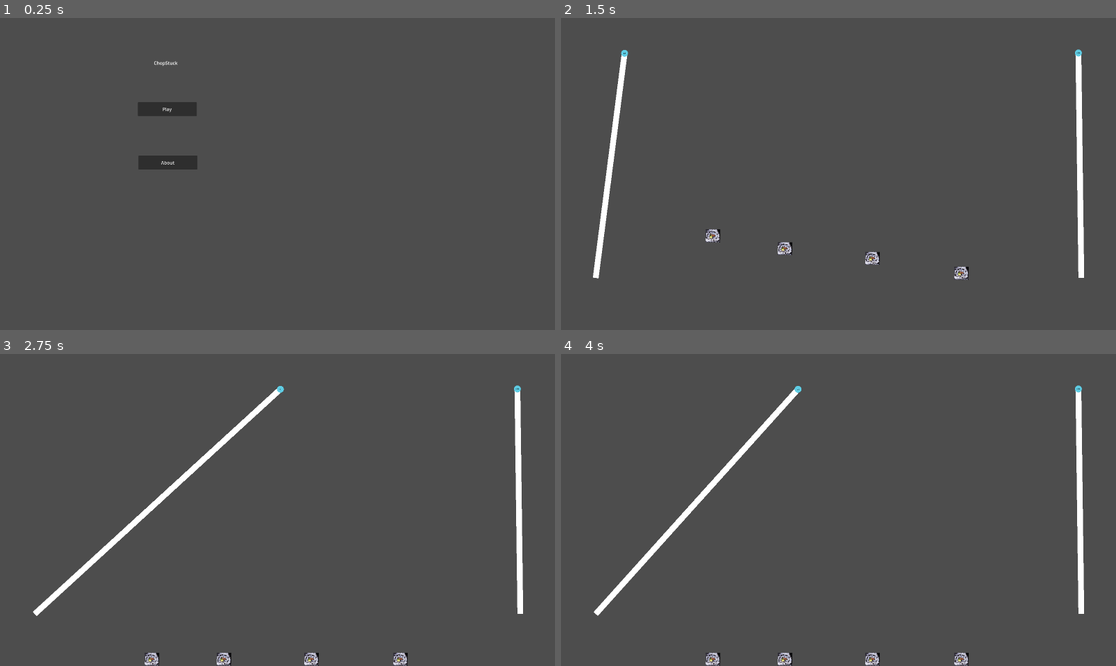
Above: before the commit, frames 1-4 (two rows, left to right).
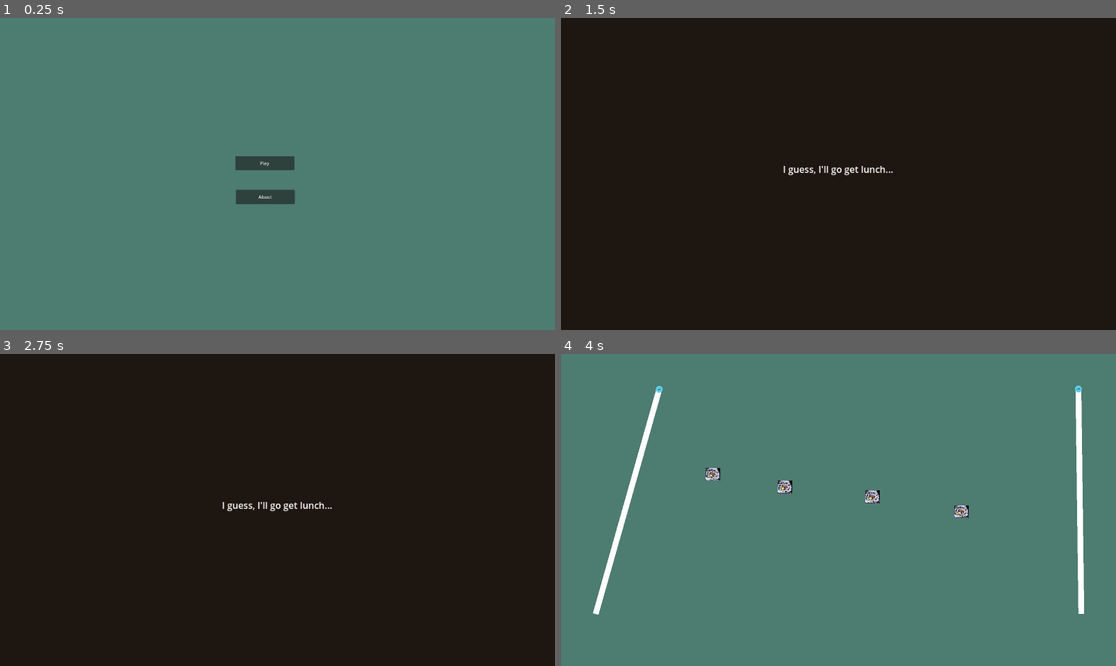
Above: after the commit, the same moments.

Repository: jrattur/GGJ-2024-RoughLaugh
Game: Godot game, scene res://GameScenes/MainMenu/MainMenu.tscn
Two runs of this game, one before a commit and one after it. Both use one fixed random seed, a clock stepped at 60 frames per second and the inputs below.
Inputs:
- Up to frame 1 (0.25 s): no input
- Up to frame 2 (1.5 s): click "Play" at 0.5 s; tap Enter (ui_accept) at 1.25 s; hold D (l_move_right) from 1.28 s (still down)
- Up to frame 3 (2.75 s): keep holding D (l_move_right); tap Enter (ui_accept) at 1.52, 2.27 s
- Up to frame 4 (4 s): release D (l_move_right) at 2.78 s; hold A (l_move_left) 2.78-3.53 s; hold D (l_move_right) from 3.53 s (still down); tap Enter (ui_accept) at 3.77 s

The runs differ from the first frame. In frame 1, 100% of the frame differs, in the area x 0-100%, y 0-100%; in frame 2, 100%; in frame 3, 100%; in frame 4, 99%.

Commit message:
progress dump

Diff:
--- a/GGJ-2024-RoughLaugh/GameScenes/MainMenu/MainMenu.gd
+++ b/GGJ-2024-RoughLaugh/GameScenes/MainMenu/MainMenu.gd
@@ -1,15 +1,11 @@
 extends Node2D
 
 
-# Called when the node enters the scene tree for the first time.
 func _ready():
-	pass # Replace with function body.
+	pass
 
-
-# Called every frame. 'delta' is the elapsed time since the previous frame.
 func _process(delta):
 	pass
 
-
 func _on_play_button_pressed():
-	get_tree().change_scene_to_file("res://GameScenes/Level1/Level1.tscn")
+	get_tree().change_scene_to_file("res://GameScenes/StoryFrames/StoryFrame1.tscn")
--- a/GGJ-2024-RoughLaugh/GameScenes/MainMenu/MainMenu.tscn
+++ b/GGJ-2024-RoughLaugh/GameScenes/MainMenu/MainMenu.tscn
@@ -1,29 +1,28 @@
-[gd_scene load_steps=2 format=3 uid="uid://c2x6cdp8hd0se"]
+[gd_scene load_steps=3 format=3 uid="uid://c2x6cdp8hd0se"]
 
 [ext_resource type="Script" path="res://GameScenes/MainMenu/MainMenu.gd" id="1_gukeq"]
+[ext_resource type="Texture2D" uid="uid://emfu7345l1lp" path="res://sprites/final-assets-kinda/title.png" id="2_fxc5t"]
 
 [node name="MainMenu" type="Node2D"]
 script = ExtResource("1_gukeq")
 
-[node name="Title" type="Label" parent="."]
-offset_left = 532.0
-offset_top = 144.0
-offset_right = 615.0
-offset_bottom = 167.0
-text = "ChopStuck"
+[node name="Sprite2D" type="Sprite2D" parent="."]
+position = Vector2(960, 300)
+scale = Vector2(4, 4)
+texture = ExtResource("2_fxc5t")
 
 [node name="PlayButton" type="Button" parent="."]
-offset_left = 477.0
-offset_top = 291.0
-offset_right = 681.0
-offset_bottom = 340.0
+offset_left = 814.0
+offset_top = 478.0
+offset_right = 1018.0
+offset_bottom = 527.0
 text = "Play"
 
 [node name="AboutButton" type="Button" parent="."]
-offset_left = 479.0
-offset_top = 476.0
-offset_right = 683.0
-offset_bottom = 525.0
+offset_left = 816.0
+offset_top = 595.0
+offset_right = 1020.0
+offset_bottom = 644.0
 text = "About"
 
 [connection signal="pressed" from="PlayButton" to="." method="_on_play_button_pressed"]
--- /dev/null
+++ b/GGJ-2024-RoughLaugh/GameScenes/StoryFrames/StoryFrame1.gd
@@ -0,0 +1,13 @@
+extends Node2D
+
+
+# Called when the node enters the scene tree for the first time.
+func _ready():
+	await get_tree().create_timer(3).timeout
+	get_tree().change_scene_to_file("res://GameScenes/Level1/Level1.tscn")
+ # Replace with function body.
+
+
+# Called every frame. 'delta' is the elapsed time since the previous frame.
+func _process(delta):
+	pass
--- /dev/null
+++ b/GGJ-2024-RoughLaugh/GameScenes/StoryFrames/StoryFrame1.tscn
@@ -0,0 +1,19 @@
+[gd_scene load_steps=2 format=3 uid="uid://5t5rebw56tyh"]
+
+[ext_resource type="Script" path="res://GameScenes/StoryFrames/StoryFrame1.gd" id="1_qk6ui"]
+
+[node name="StoryCutscene" type="Node2D"]
+script = ExtResource("1_qk6ui")
+
+[node name="ColorRect" type="ColorRect" parent="."]
+offset_right = 1920.0
+offset_bottom = 1080.0
+color = Color(0.117647, 0.0862745, 0.0627451, 1)
+
+[node name="RichTextLabel" type="RichTextLabel" parent="."]
+offset_top = 500.0
+offset_right = 960.0
+offset_bottom = 550.0
+scale = Vector2(2, 2)
+bbcode_enabled = true
+text = "[center]I guess, I'll go get lunch...[/center]"
--- /dev/null
+++ b/GGJ-2024-RoughLaugh/GameScenes/StoryFrames/StoryFrame2.gd
@@ -0,0 +1,13 @@
+extends Node2D
+
+
+# Called when the node enters the scene tree for the first time.
+func _ready():
+	await get_tree().create_timer(3).timeout
+	get_tree().change_scene_to_file("res://GameScenes/Level2/Level2.tscn")
+ # Replace with function body.
+
+
+# Called every frame. 'delta' is the elapsed time since the previous frame.
+func _process(delta):
+	pass
--- /dev/null
+++ b/GGJ-2024-RoughLaugh/GameScenes/StoryFrames/StoryFrame2.tscn
@@ -0,0 +1,19 @@
+[gd_scene load_steps=2 format=3 uid="uid://d2ld7fimdcos7"]
+
+[ext_resource type="Script" path="res://GameScenes/StoryFrames/StoryFrame2.gd" id="1_3f3nj"]
+
+[node name="StoryCutscene" type="Node2D"]
+script = ExtResource("1_3f3nj")
+
+[node name="ColorRect" type="ColorRect" parent="."]
+offset_right = 1920.0
+offset_bottom = 1080.0
+color = Color(0.117647, 0.0862745, 0.0627451, 1)
+
+[node name="RichTextLabel" type="RichTextLabel" parent="."]
+offset_top = 500.0
+offset_right = 960.0
+offset_bottom = 550.0
+scale = Vector2(2, 2)
+bbcode_enabled = true
+text = "[center]Back to work...[/center]"
--- a/GGJ-2024-RoughLaugh/project.godot
+++ b/GGJ-2024-RoughLaugh/project.godot
@@ -86,3 +86,4 @@
 [rendering]
 
 renderer/rendering_method="mobile"
+environment/defaults/default_clear_color=Color(0.301961, 0.486275, 0.443137, 1)
